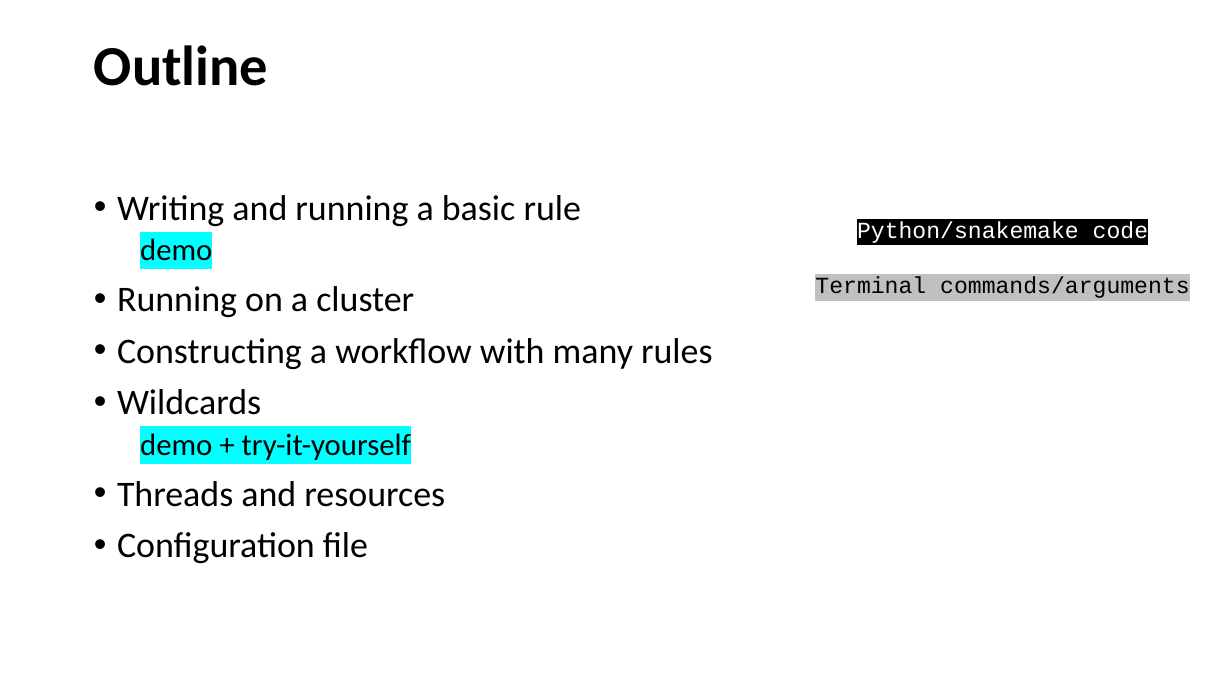
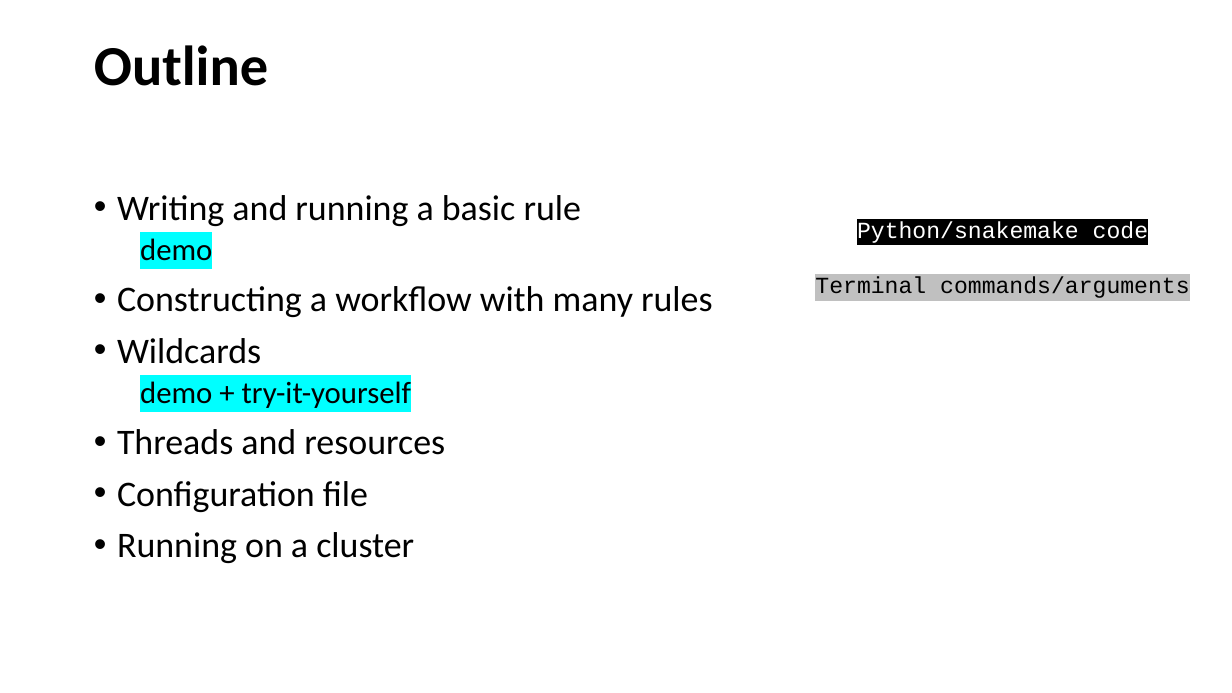
Before and after one commit to sraorao/snakemake_GMS_MT2023, a slide deck: slide 4 of session1/snakemake.pptx. Drawn at 1232x693 pixels with LibreOffice and Linux fonts; fonts in the diff are those of the drawing. Boxes give left, top, right and bottom in pixels: in the first picture for what was removed or moved away, otherwise in the second. Text is boxed around its words. In the diff, an @@ line names an element or a change of style, - is before the commit and + after.

```diff
--- a/session1/snakemake.pptx
+++ b/session1/snakemake.pptx
@@ text at (117, 286, 414, 317): paragraph removed @@
-• Running on a cluster
@@ text at (117, 532, 414, 563): paragraph added @@
+• Running on a cluster
```
Also in this commit, not shown: 3 other slides changed, 1 slide removed, 9 other files.
